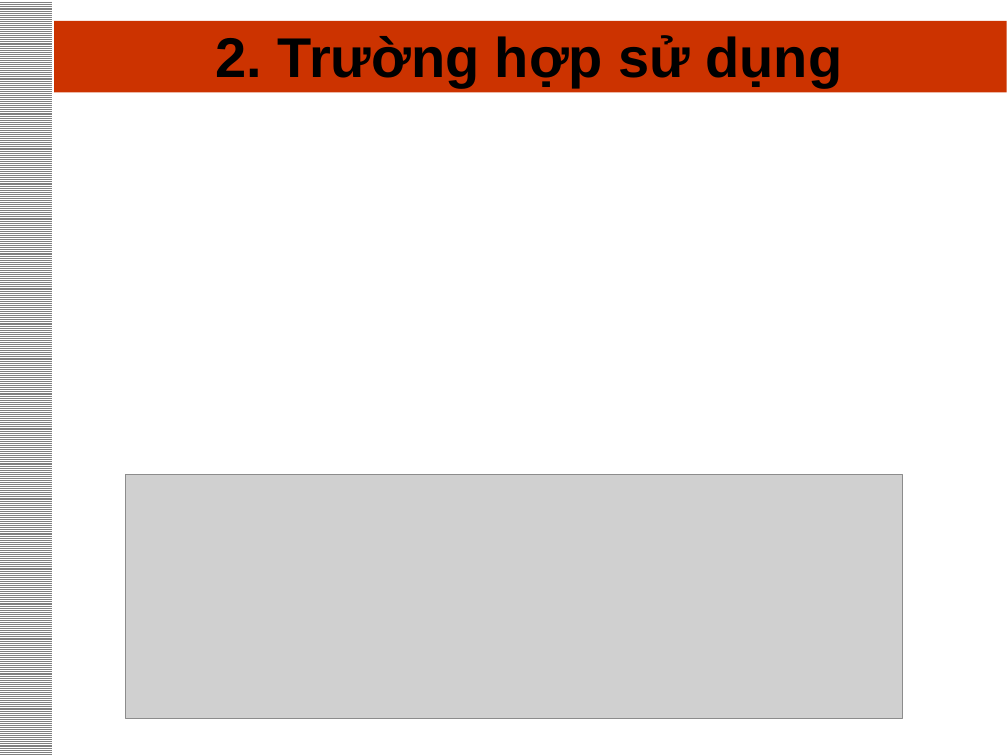
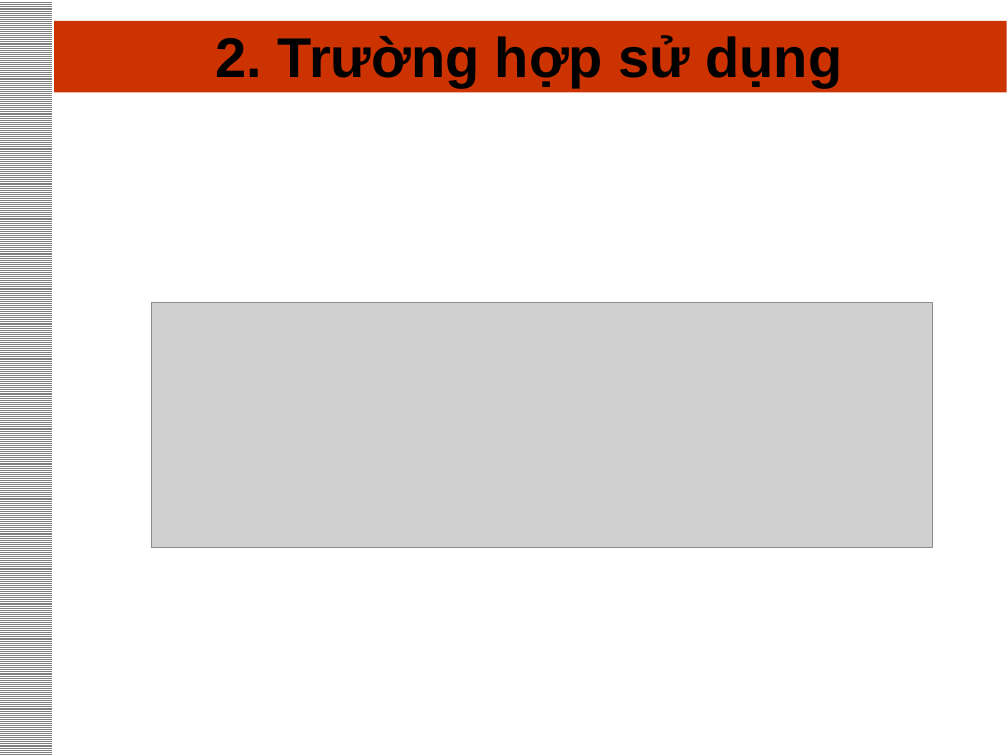
Before and after one commit to DickyDicky7/SE401.O21, a slide deck: slide 4 of Presentations/Nhóm 09-Mẫu Proxy.pptx. Drawn at 1008x756 pixels with LibreOffice and Linux fonts; fonts in the diff are those of the drawing; grey boxes stand for pictures. Boxes give left, top, right and bottom in pixels: in the first picture for what was removed or moved away, otherwise in the second. Text is boxed around its words. In the diff, an @@ line names an element or a change of style, - is before the commit and + after.

Commit message:
fix

```diff
--- a/Presentations/Nhóm 09-Mẫu Proxy.pptx
+++ b/Presentations/Nhóm 09-Mẫu Proxy.pptx
@@ picture: place and size @@
-picture at <box>126,475,902,719</box>
+picture at <box>151,302,932,547</box>
```
